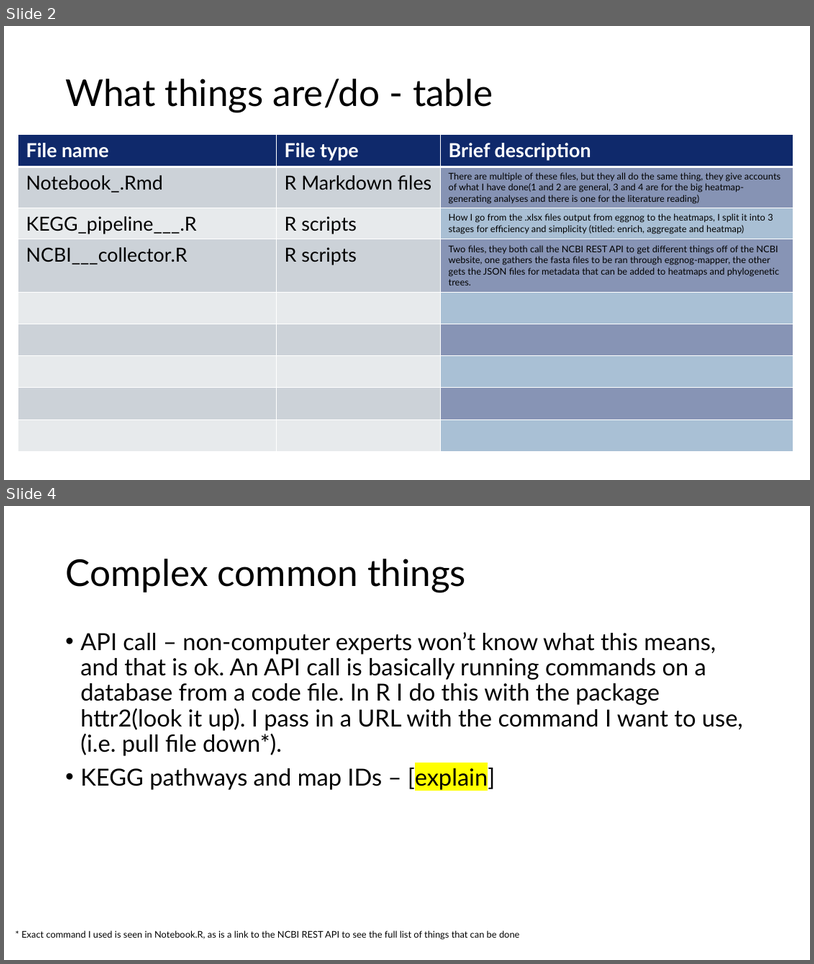
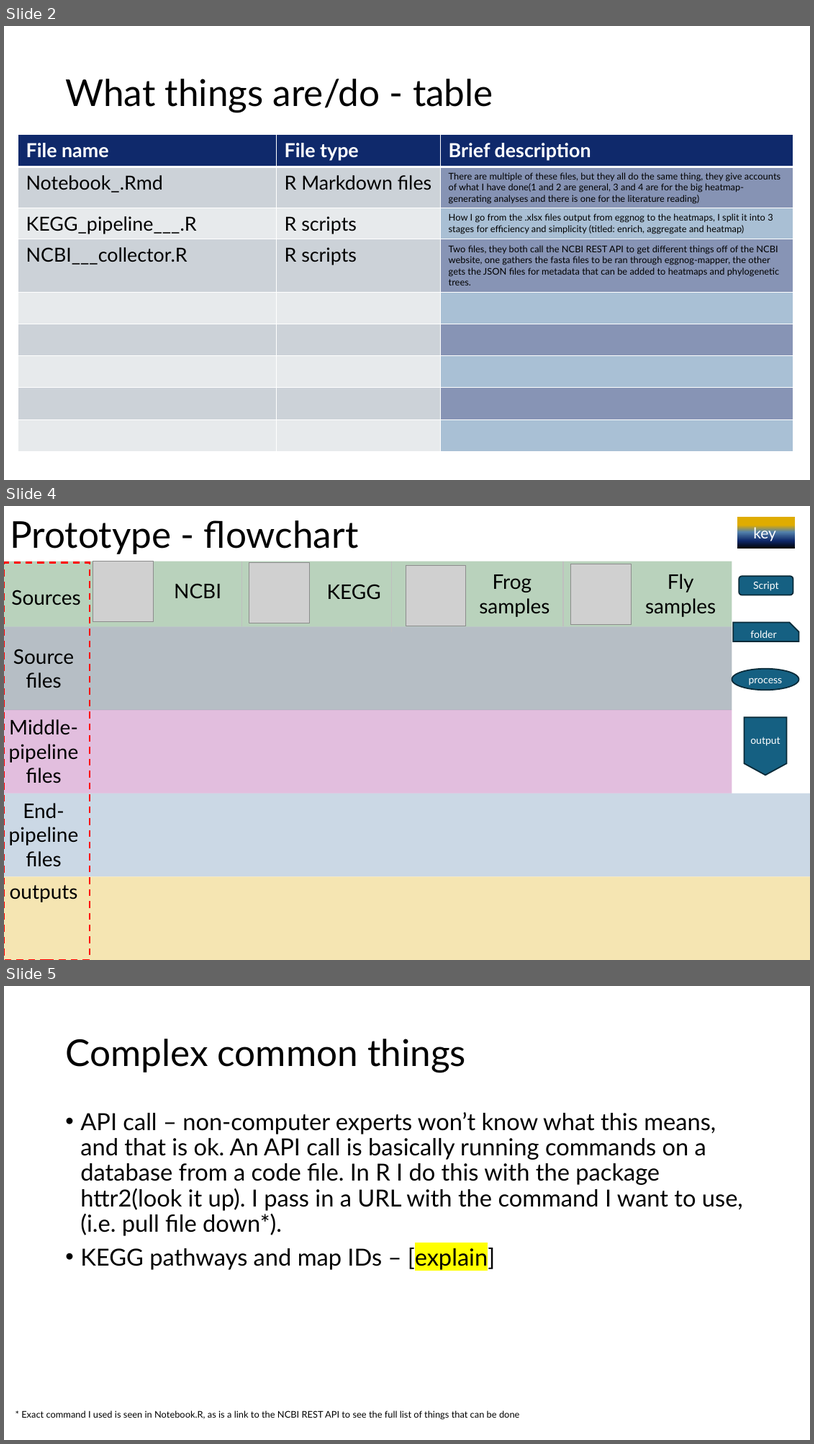
Before and after one commit to tobiasnunn/tnunn_research, a slide deck: Research_Experience_Module/HELP.pptx. Shown one above the other, each under a label of ours: slides 2 and 4 before the commit, slides 2, 4 and 5 after it; the slides between them are not shown. The pictures are 814x964 and 814x1444 pixels, drawn with LibreOffice and Linux fonts; fonts in the diff are those of the drawing; grey boxes stand for pictures. Boxes give left, top, right and bottom in pixels: in the first picture for what was removed or moved away, otherwise in the second. Text is boxed around its words. In the diff, an @@ line names an element or a change of style, - is before the commit and + after.

Commit message:
a bit of stuff
i tried moving the notebooks to a sub-folder for neatness, but it is proving difficult. I also then found a way to make the pathways stick so i did not have to change them when i move a file. then i started on the portfolio a bit

```diff
--- a/Research_Experience_Module/HELP.pptx
+++ b/Research_Experience_Module/HELP.pptx
@@ slide 4 added at [4,506,810,960], background #FFFFFF @@
@@ text added at [10,520,359,554], 44 pt, text #000000 @@
+Prototype - flowchart
@@ group added at [733,516,800,775]: 1 rounded rectangle, 1 ellipse, 1 snip rect, 1 flow chart offpage connector, 1 rectangle, 1 text @@
+Script
+process
+folder
+output
+key
@@ rectangle added at [4,561,733,626], fill #196B24 at 30% opacity @@
@@ rectangle added at [4,562,90,960], outline #FF0000 2 pt dashed @@
@@ picture added at [93,561,154,622] @@
@@ line added from (242, 561) to (242, 626), #BFBFBF 1.5 pt @@
@@ picture added at [250,563,310,623] @@
@@ line added from (392, 561) to (392, 632), #BFBFBF 1.5 pt @@
@@ picture added at [406,565,466,626] @@
@@ line added from (563, 561) to (563, 626), #BFBFBF 1.5 pt @@
@@ picture added at [571,564,631,625] @@
@@ text added at [11,590,80,605], 24 pt, text #000000 @@
+Sources
@@ text added at [174,583,221,599], 24 pt, text #000000 @@
+NCBI
@@ text added at [327,584,381,600], 24 pt, text #000000 @@
+KEGG
@@ text added at [479,574,550,617], 24 pt, text #000000 @@
+Frog
+samples
@@ text added at [646,574,716,617], 24 pt, text #000000 @@
+Fly
+samples
@@ rectangle added at [4,626,733,710], fill #0E2841 at 30% opacity @@
@@ text added at [13,649,74,687], 24 pt, text #000000 @@
+Source files
@@ rectangle added at [4,710,733,793], fill #A02B93 at 30% opacity @@
@@ text added at [9,719,79,783], 24 pt, text #000000 @@
+Middle-pipeline files
@@ rectangle added at [4,793,810,876], fill #5481AB at 30% opacity @@
@@ text added at [9,803,79,867], 24 pt, text #000000 @@
+End-pipeline files
@@ rectangle added at [4,876,810,960], fill #DFAC00 at 30% opacity @@
@@ text added at [10,885,78,902], 24 pt, text #000000 @@
+outputs
@@ what was slide 4 is now slide 5 @@
```
Also in this commit, not shown: 1 slide changed, 1 other slide added, 9 other files.
